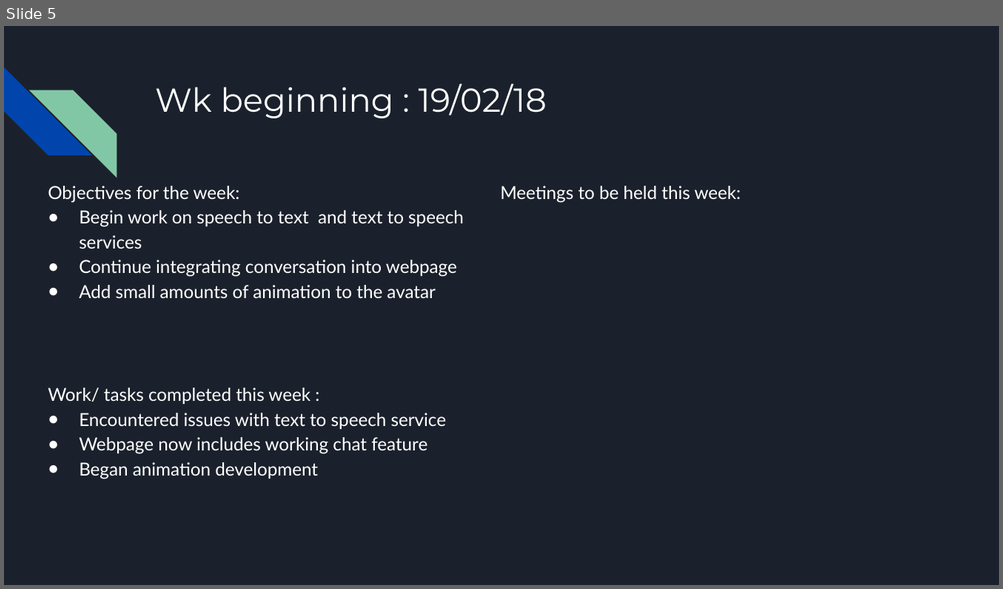
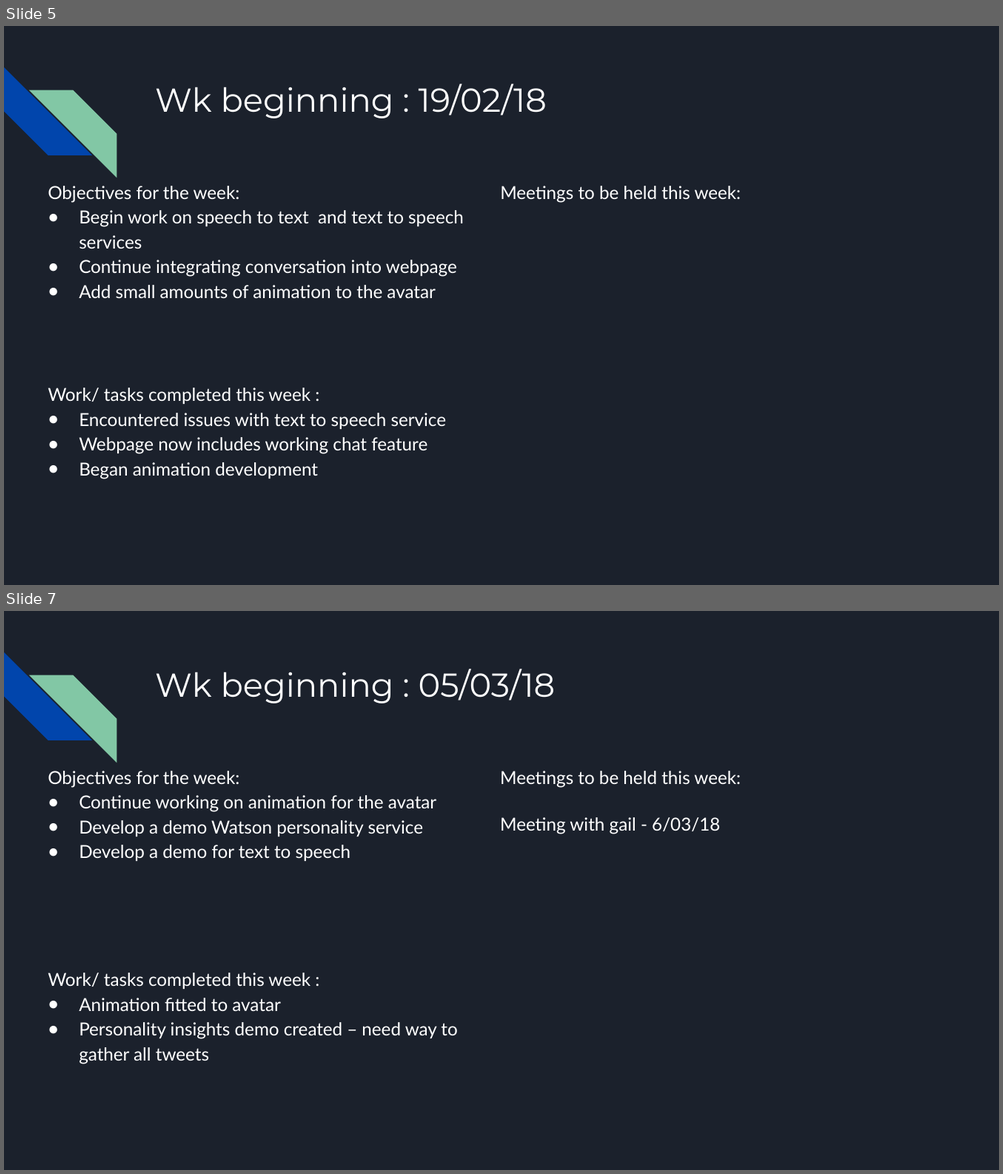
Before and after one commit to T-cherry/AI-Resume, a slide deck: Docs/Scrum management for Group Project.pptx. Shown one above the other, each under a label of ours: slide 5 before the commit, slides 5 and 7 after it; the slides between them are not shown. The pictures are 1003x589 and 1003x1174 pixels, drawn with LibreOffice and Linux fonts; fonts in the diff are those of the drawing. Boxes give left, top, right and bottom in pixels: in the first picture for what was removed or moved away, otherwise in the second. Text is boxed around its words. In the diff, an @@ line names an element or a change of style, - is before the commit and + after.

```diff
--- a/Docs/Scrum management for Group Project.pptx
+++ b/Docs/Scrum management for Group Project.pptx
@@ slide 7 added at box(4, 611, 999, 1170), background #1B212C; not listed: 2 template elements that a slide beside it also shows @@
@@ text added at box(155, 669, 555, 703), 24 pt, text #FFFFFF @@
+Wk beginning : 05/03/18
@@ text added at box(48, 771, 436, 861), 13 pt, text #FFFFFF @@
+Objectives for the week:
+● Continue working on animation for the avatar
+● Develop a demo Watson personality service
+● Develop a demo for text to speech
@@ text added at box(500, 771, 740, 834), 13 pt, text #FFFFFF @@
+Meetings to be held this week:
+Meeting with gail - 6/03/18
@@ text added at box(48, 973, 457, 1065), 13 pt, text #FFFFFF @@
+Work/ tasks completed this week :
+● Animation fitted to avatar
+● Personality insights demo created – need way to gather all tweets
```
Also in this commit, not shown: 2 slides changed, 1 other slide added, 2 other files.
